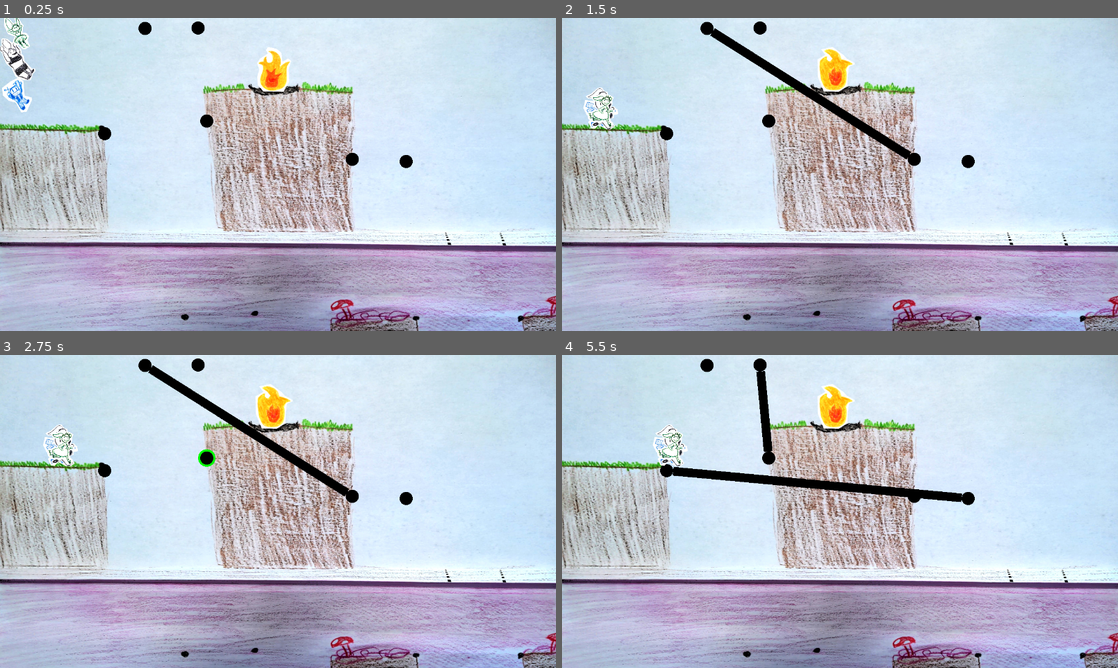
Above: before the commit, frames 1-4 (two rows, left to right).
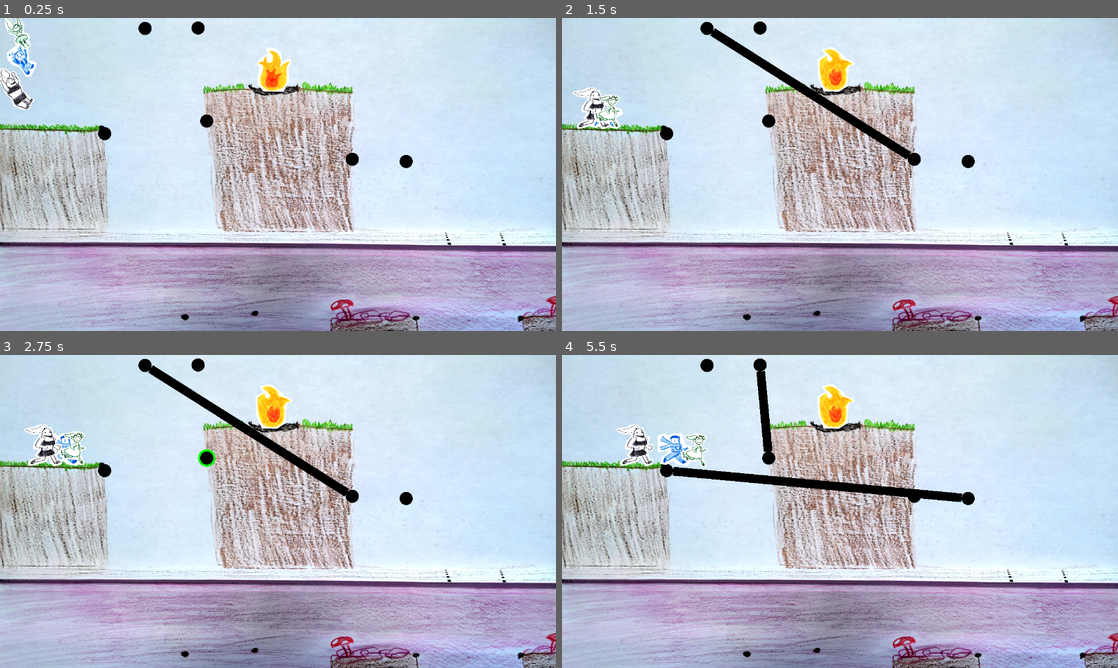
Above: after the commit, the same moments.

Repository: lambdaloop/crinkle-in-time
Game: Godot game, scene res://level1.tscn
The game is run twice, just before and just after one commit, with the same random seed, the same clock (stepped at 60 frames per second) and the same inputs.
Inputs (mouse positions are in pixels of both pictures, inside the frame that each line leads up to):
- Up to frame 1 (0.25 s): no input
- Up to frame 2 (1.5 s): move the mouse to (706, 27) at 0.52 s; hold Right (ui_right) from 0.53 s (still down); click (706, 27) at 0.67 s; tap Up (ui_up) at 0.77 s; move the mouse to (912, 158) at 1.27 s; click (912, 158) at 1.42 s
- Up to frame 3 (2.75 s): tap Up (ui_up) at 1.52 s; move the mouse to (205, 458) at 2.02 s; release Right (ui_right) at 2.03 s; hold Left (ui_left) from 2.03 s (still down); click (205, 458) at 2.17 s
- Up to frame 4 (5.5 s): move the mouse to (762, 364) at 2.77 s; release Left (ui_left) at 2.78 s; hold Right (ui_right) 2.78-4.28 s; click (762, 364) at 2.92 s; tap Up (ui_up) at 3.02, 3.77, 4.52 s; move the mouse to (967, 498) at 3.52 s; click (967, 498) at 3.67 s; move the mouse to (667, 470) at 4.27 s; hold Left (ui_left) 4.28-5.03 s; click (667, 470) at 4.42 s; move the mouse to (812, 430) at 5.02 s; hold Right (ui_right) from 5.03 s (still down); click (812, 430) at 5.17 s

The runs differ from the first frame. In frame 1, 1.0% of the frame differs, in the area x 0-7%, y 0-31%; in frame 2, 0.6%; in frame 3, 0.9%; in frame 4, 1.3%, in the area x 9-27%, y 22-36%.

Commit message:
commit my changes

Diff:
--- a/fire.tscn
+++ b/fire.tscn
@@ -32,3 +32,9 @@
 [node name="CollisionShape2D" type="CollisionShape2D" parent="."]
 position = Vector2(-4, 13.875)
 shape = SubResource("RectangleShape2D_pn6w6")
+
+[node name="StaticBody2D" type="StaticBody2D" parent="."]
+
+[node name="CollisionShape2D" type="CollisionShape2D" parent="StaticBody2D"]
+position = Vector2(-4, 13.875)
+shape = SubResource("RectangleShape2D_pn6w6")
--- a/jane.gd
+++ b/jane.gd
@@ -6,7 +6,7 @@
 
 func _physics_process(delta):
     # Handle jump.
-    velocity.x = 40
+    velocity.x = 25
     super._physics_process(delta)
 
 
--- /dev/null
+++ b/ladder.tscn
@@ -0,0 +1,50 @@
+[gd_scene load_steps=5 format=3 uid="uid://bl8ivp7q774hf"]
+
+[ext_resource type="Texture2D" uid="uid://7lfxcy7wmbx3" path="res://assets/item-sprites/ladder-folded.png" id="1_mtwkk"]
+[ext_resource type="Texture2D" uid="uid://brny5nn7e8oim" path="res://assets/item-sprites/ladder-unfolds- intermediate.png" id="2_qpa4v"]
+[ext_resource type="Texture2D" uid="uid://be3ijnesoe6c7" path="res://assets/item-sprites/ladder-unfolded.png" id="3_xxxru"]
+
+[sub_resource type="SpriteFrames" id="SpriteFrames_y3hjt"]
+animations = [{
+"frames": [{
+"duration": 1.0,
+"texture": ExtResource("1_mtwkk")
+}],
+"loop": true,
+"name": &"default",
+"speed": 5.0
+}, {
+"frames": [{
+"duration": 1.0,
+"texture": ExtResource("1_mtwkk")
+}, {
+"duration": 1.0,
+"texture": ExtResource("2_qpa4v")
+}, {
+"duration": 1.0,
+"texture": ExtResource("3_xxxru")
+}],
+"loop": true,
+"name": &"defold",
+"speed": 0.5
+}, {
+"frames": [{
+"duration": 1.0,
+"texture": ExtResource("3_xxxru")
+}],
+"loop": true,
+"name": &"unfolded",
+"speed": 5.0
+}]
+
+[node name="ladder" type="Area2D"]
+
+[node name="CollisionShape2D" type="CollisionShape2D" parent="."]
+
+[node name="AnimatedSprite2D" type="AnimatedSprite2D" parent="."]
+position = Vector2(-2, -8)
+scale = Vector2(0.468254, 0.468254)
+sprite_frames = SubResource("SpriteFrames_y3hjt")
+animation = &"defold"
+autoplay = "default"
+frame_progress = 0.889844
--- a/level1.tscn
+++ b/level1.tscn
@@ -1,13 +1,12 @@
 [gd_scene load_steps=15 format=3 uid="uid://bcom4ftm40tf6"]
 
-[ext_resource type="Script" path="res://level1.gd" id="1_b0daq"]
 [ext_resource type="Texture2D" uid="uid://6oc67hil64fo" path="res://assets/background-1A-filtered.jpg" id="2_2xepe"]
 [ext_resource type="PackedScene" uid="uid://cny2s1on7gx3b" path="res://fire.tscn" id="4_3iy63"]
 [ext_resource type="PackedScene" uid="uid://bkrpr4lx481y2" path="res://connecton_template.tscn" id="5_foefw"]
 [ext_resource type="PackedScene" uid="uid://cyic1gc55csax" path="res://connection_point.tscn" id="6_6ovls"]
-[ext_resource type="PackedScene" path="res://spring.tscn" id="6_fbbrw"]
-[ext_resource type="PackedScene" path="res://jane.tscn" id="6_uxedj"]
-[ext_resource type="PackedScene" path="res://sam.tscn" id="7_lugva"]
+[ext_resource type="PackedScene" uid="uid://cs01u6j2vbyql" path="res://spring.tscn" id="6_fbbrw"]
+[ext_resource type="PackedScene" uid="uid://6hb74rhwfi6i" path="res://jane.tscn" id="6_uxedj"]
+[ext_resource type="PackedScene" uid="uid://coljpxvkppfjx" path="res://sam.tscn" id="7_lugva"]
 
 [sub_resource type="RectangleShape2D" id="RectangleShape2D_he87v"]
 size = Vector2(318, 319)
@@ -24,11 +23,12 @@
 [sub_resource type="RectangleShape2D" id="RectangleShape2D_q72rk"]
 size = Vector2(123, 30)
 
+[sub_resource type="RectangleShape2D" id="RectangleShape2D_da6id"]
+
 [sub_resource type="RectangleShape2D" id="RectangleShape2D_25v4g"]
 size = Vector2(81, 67)
 
 [node name="level1" type="Node2D"]
-script = ExtResource("1_b0daq")
 metadata/_edit_horizontal_guides_ = [-38.0]
 
 [node name="Background" type="TextureRect" parent="."]
@@ -76,6 +76,13 @@
 [node name="fire" parent="." instance=ExtResource("4_3iy63")]
 position = Vector2(631, 118)
 
+[node name="jump" type="Area2D" parent="."]
+position = Vector2(451, 210)
+
+[node name="CollisionShape2D" type="CollisionShape2D" parent="jump"]
+position = Vector2(5, -1)
+shape = SubResource("RectangleShape2D_da6id")
+
 [node name="Node2D2" parent="." instance=ExtResource("5_foefw")]
 position = Vector2(980, 444)
 
@@ -98,17 +105,17 @@
 position = Vector2(-739, -178)
 
 [node name="testarea" type="Area2D" parent="."]
-position = Vector2(980, 444)
+position = Vector2(832, 446)
 
 [node name="CollisionShape2D" type="CollisionShape2D" parent="testarea"]
-position = Vector2(30.5, 23.5)
+position = Vector2(52, 21)
 shape = SubResource("RectangleShape2D_25v4g")
 
 [node name="spring" parent="." instance=ExtResource("6_fbbrw")]
 z_index = 100
 
 [node name="sam" parent="." instance=ExtResource("7_lugva")]
-position = Vector2(21, 144)
+position = Vector2(40, 63)
 
 [node name="jane" parent="." instance=ExtResource("6_uxedj")]
-position = Vector2(14, 62)
+position = Vector2(11, 130)
--- a/spring.gd
+++ b/spring.gd
@@ -1,7 +1,23 @@
 extends Player
 class_name Spring
 
+var jumping = false
 
 func _physics_process(delta):
-    velocity.x = 40
+    if jumping:
+        move_and_slide()
+        return
+    velocity.x = 50
     super._physics_process(delta)
+
+func jump():
+    jumping = true
+    $AnimatedSprite2D.play("jump")
+    velocity.x = 100
+    var tween = create_tween()
+    tween.tween_property(self, "position:y", position.y - 100, 1)
+    tween.tween_callback(func(): jumping = false)
+
+func _on_area_2d_area_entered(area):
+    if area.name == "jump":
+        jump()
--- a/spring.tscn
+++ b/spring.tscn
@@ -108,3 +108,5 @@
 
 [node name="CollisionShape2D" type="CollisionShape2D" parent="."]
 shape = SubResource("RectangleShape2D_4bjri")
+
+[connection signal="area_entered" from="Area2D" to="." method="_on_area_2d_area_entered"]
